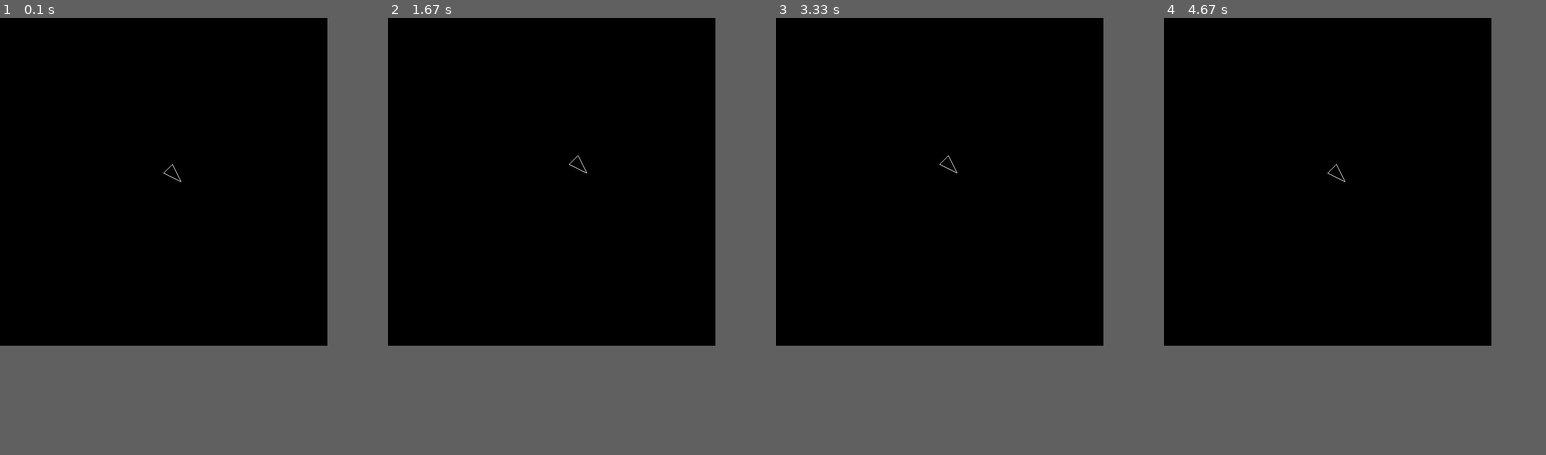
Above: before the commit, frames 1-4 (left to right).
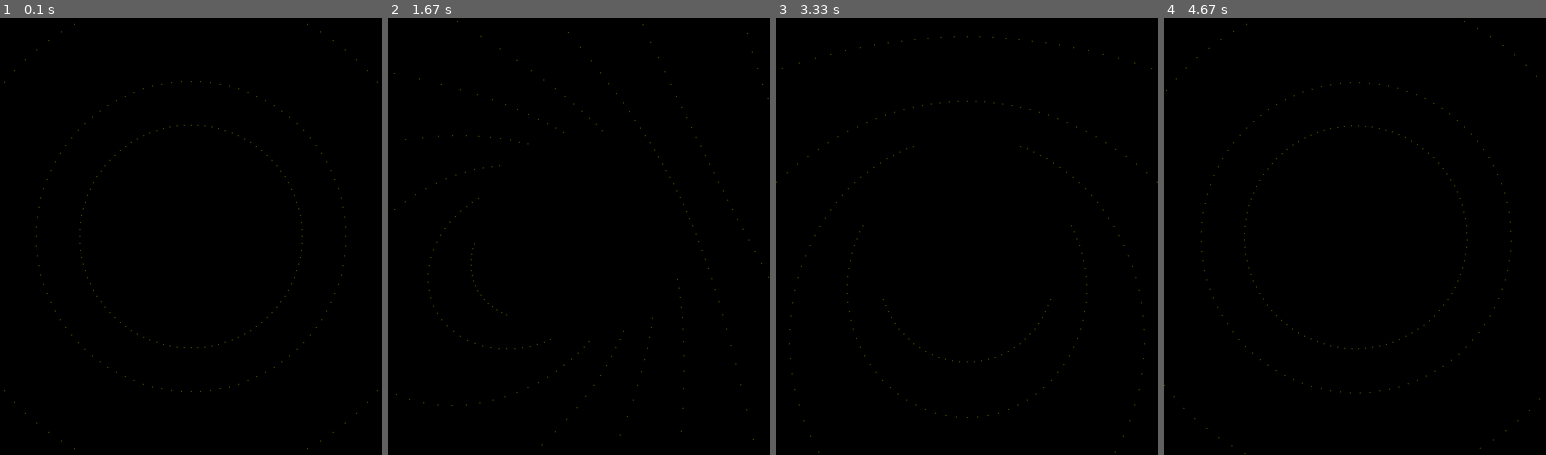
Above: after the commit, the same moments.

Repository: babiperina/solar_system_simulator
Game: pygame game, started from tests/testpygl.py
Two runs of this game, one before a commit and one after it. Both use one fixed random seed, a clock stepped at 60 frames per second and the inputs below.
Inputs:
- Up to frame 1 (0.1 s): no input
- Up to frame 2 (1.67 s): hold Right 0.33-0.8 s; hold Up 0.83-1.13 s; hold Right 1.17-1.63 s
- Up to frame 3 (3.33 s): hold Left 1.67-2.2 s; hold Down 2.23-2.53 s; hold Left 2.57-2.97 s; hold Up from 3 s (still down)
- Up to frame 4 (4.67 s): release Up at 3.37 s; hold Right 3.4-4.03 s; hold Down 4.07-4.43 s; hold Left from 4.47 s (still down)
The window is 600x600 before the commit and 700x800 after it. Grey fills any space a smaller window leaves; there, only what the larger window draws over its background counts as a difference.

The runs differ from the first frame. In frame 1, less than 0.1% of the frame differs, in the area x 1-99%, y 1-99%; in frame 2, less than 0.1%; in frame 3, less than 0.1%; in frame 4, less than 0.1%, in the area x 0-99%, y 0-100%.

Commit message:
adicionei planetas, e mais ou menos cores dos planetas

Diff:
--- /dev/null
+++ b/models/sistema_solar.py
@@ -0,0 +1,22 @@
+class SistemaSolar:
+
+    #diametro, vertices, distancia do sol, qtdeSatelites, r,g,b
+    def __init__(self):
+        self.sol = 100, 50, 0, 255, 255, 0
+        self.mercurio = 2.8, 50, 58, 192, 192, 192
+        self.venus = 7.0, 50, 108, 218, 165, 32
+        self.terra = 7.3, 50, 150, 0, 0, 255
+        self.marte = 3.9, 50, 228, 255, 0, 0
+        self.jupiter = 82.3, 50, 778, 222, 184, 135
+        # +60 satelites
+        self.saturno = 69.4, 50, 1429, 0, 0, 0
+        # 53 satelites
+        self.urano = 29.4, 50, 2871, 224, 255, 255
+        self.netuno = 28.5, 50, 4504, 77, 124, 241
+        # 27 satelites
+        self.plutao = 1.3, 50, 5914, 173, 165, 153
+        self.lua = 2.2, 50, 130, 192, 192, 192
+        self.planetas = [self.sol, self.mercurio, self.venus, self.terra, self.marte, self.jupiter, self.saturno, self.urano, self.netuno, self.plutao, self.lua]
+
+    def get_planetas(self):
+        return self.planetas
--- a/tests/testpygl.py
+++ b/tests/testpygl.py
@@ -1,8 +1,12 @@
 import pygame
+from OpenGL import GL
 from OpenGL.GL import *
 from OpenGL.GLU import *
 from pygame.locals import *
+
+from models.sistema_solar import SistemaSolar
 from utils.transformacoes import *
+import math
 
 from models.geometrics import Triangle
 
@@ -14,6 +18,64 @@
             glVertex3fv(triangle.edges[vertex])
     glEnd()
 
+def square():
+    # We have to declare the points in this sequence: bottom left, bottom right, top right, top left
+    glBegin(GL_QUADS) # Begin the sketch
+    glVertex2f(100, 100) # Coordinates for the bottom left point
+    glVertex2f(200, 100) # Coordinates for the bottom right point
+    glVertex2f(200, 200) # Coordinates for the top right point
+    glVertex2f(100, 200) # Coordinates for the top left point
+    glEnd() # Mark the end of drawing
+
+def mapear(value, istart, istop, ostart, ostop):
+    return ostart + (ostop - ostart) * ((value - istart) / (istop - istart))
+
+
+def draw_esfera(raio, vertices, distancia, rgb):
+    GL.glBegin(GL.GL_POINTS)
+    n_vertices = vertices
+    for i in range(0, n_vertices):
+        lon = mapear(i, 0, n_vertices, -math.pi, math.pi)
+        for j in range(0, n_vertices):
+            lat = mapear(j, 0, n_vertices, -math.pi / 2, math.pi / 2)
+            x = raio * math.sin(lon) * math.cos(lat)
+            y = raio * math.sin(lon) * math.sin(lat)
+            z = raio * math.cos(lon)
+            GL.glColor3f(rgb[0],rgb[1],rgb[2])
+            GL.glVertex3f(x+distancia, y+distancia, z+distancia)
+    GL.glEnd()
+
+
+def camera(event):
+    if event:
+        if event.type == pygame.KEYDOWN:
+            if event.key == pygame.K_UP:
+                print("CIMA")
+                # glTranslatef(0, 1, 0)
+                glRotatef(-10,1,0,0)
+            elif event.key == pygame.K_DOWN:
+                print("BAIXO")
+                # glTranslatef(0, -1, 0)
+                glRotatef(10,1,0,0)
+            elif event.key == pygame.K_LEFT:
+                print("ESQUERDA")
+                # glTranslatef(-1, 0, 0)
+                glRotatef(-10,0,1,0)
+            elif event.key == pygame.K_RIGHT:
+                print("DIREITA")
+                # glTranslatef(1, 0, 0)
+                glRotatef(10,0,1,0)
+            elif event.key == pygame.K_q:
+                print("ZOOM IN")
+                # glTranslatef(0, 0, 1)
+                glScalef(1.2,1.2,1.2)
+            elif event.key == pygame.K_w:
+                print("ZOOM out")
+                # glTranslatef(0, 0, -1)
+                glScalef(0.8,0.8,0.8)
+            else:
+                print(event.key)
+
 def main():
     edges = (
         (2, 0, 0),
@@ -23,8 +85,10 @@
 
     triangle = Triangle(edges)
 
+    sistema_solar = SistemaSolar()
+
     pygame.init()
-    display = (600, 600)
+    display = (700, 800)
     pygame.display.set_mode(display, DOUBLEBUF | OPENGL)
     gluPerspective(150, (display[0] / display[1]), 0.1, 50.0)
     glTranslatef(0.0, 0.0, -5)
@@ -33,32 +97,21 @@
         for event in pygame.event.get():
             if event.type == pygame.QUIT:
                 pygame.quit()
-            if event.type == pygame.KEYDOWN:
-                if event.key == pygame.K_UP:
-                    print("CIMA")
-                    glTranslatef(0,1,0)
-                elif event.key == pygame.K_DOWN:
-                    print("BAIXO")
-                    glTranslatef(0,-1,0)
-                elif event.key == pygame.K_LEFT:
-                    print("ESQUERDA")
-                    glTranslatef(-1,0,0)
-                elif event.key == pygame.K_RIGHT:
-                    print("DIREITA")
-                    glTranslatef(1,0,0)
-                elif event.key == pygame.K_q:
-                    print("ZOOM IN")
-                    glTranslatef(0, 0, 1)
-                elif event.key == pygame.K_w:
-                    print("ZOOM out")
-                    glTranslatef(0, 0, -1)
-                else:
-                    print(event.key)
+            camera(event)
+
 
         glClear(GL_COLOR_BUFFER_BIT | GL_DEPTH_BUFFER_BIT)
-        drawTriangle(triangle)
+        # drawTriangle(triangle)
+        # gluSphere(gluNewQuadric(),4,25,25)
+        # sphere(200,100)
+        # draw_point(7.68962087583727e-16, 12.558103905862627, -199.6053456856543)
+        # draw_point(1,1,1)
+        for planeta in sistema_solar.get_planetas():
+            rgb = planeta[3], planeta[4], planeta[5]
+            draw_esfera(planeta[0], planeta[1], planeta[2], rgb)
+        # draw_esfera(800,50,0)
         # rotate(90,1,triangle.edges)
-        # glRotatef(1, 1, 0, 0)
+        # glRotatef(1, 0, 1, 0)
         pygame.display.flip()
         pygame.time.wait(100)
 
--- /dev/null
+++ b/tests/testsphere.py
@@ -0,0 +1,58 @@
+import math
+
+from OpenGL import GL
+from OpenGL.GL import *
+from OpenGL.GLUT import *
+from OpenGL.GLU import *
+
+w,h= 500,500
+def square():
+    glBegin(GL_QUADS)
+    glVertex2f(100, 100)
+    glVertex2f(200, 100)
+    glVertex2f(200, 200)
+    glVertex2f(100, 200)
+    glEnd()
+
+def iterate():
+    glViewport(0, 0, 500, 500)
+    glMatrixMode(GL_PROJECTION)
+    glLoadIdentity()
+    glOrtho(0.0, 500, 0.0, 500, 0.0, 1.0)
+    glMatrixMode (GL_MODELVIEW)
+    glLoadIdentity()
+
+
+def mapear(value, istart, istop, ostart, ostop):
+    return ostart + (ostop - ostart) * ((value - istart) / (istop - istart))
+
+
+def draw_esfera(raio, vertices):
+    GL.glBegin(GL.GL_POINTS)
+    n_vertices = vertices
+    for i in range(0, n_vertices):
+        lon = mapear(i, 0, n_vertices, -math.pi, math.pi)
+        for j in range(0, n_vertices):
+            lat = mapear(j, 0, n_vertices, -math.pi / 2, math.pi / 2)
+            x = raio * math.sin(lon) * math.cos(lat)
+            y = raio * math.sin(lon) * math.sin(lat)
+            z = raio * math.cos(lon)
+            GL.glVertex3f(x, y, z)
+    GL.glEnd()
+
+def showScreen():
+    glClear(GL_COLOR_BUFFER_BIT | GL_DEPTH_BUFFER_BIT)
+    glLoadIdentity()
+    iterate()
+    glColor3f(1.0, 0.0, 3.0)
+    square()
+    glutSwapBuffers()
+
+glutInit()
+glutInitDisplayMode(GLUT_RGBA)
+glutInitWindowSize(500, 500)
+glutInitWindowPosition(0, 0)
+wind = glutCreateWindow("OpenGL Coding Practice")
+glutDisplayFunc(showScreen)
+glutIdleFunc(showScreen)
+glutMainLoop()
